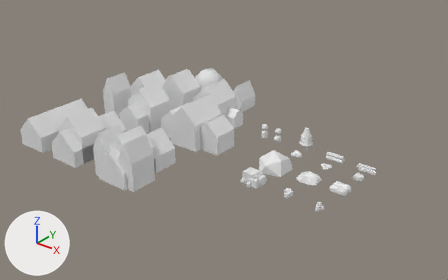
The Blender file hamlet.blend: old version first, new version second.
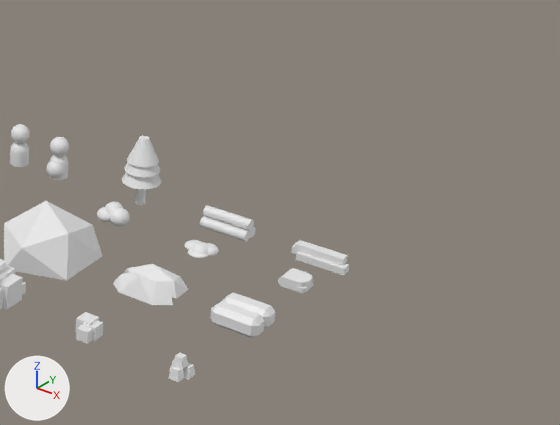
There are two pictures of each version: one whole from a 50 mm lens placed at (19.93, -28.96, 16.77), pointed at (-0.52, -3.4, 0.93), one close up on the part from 58% to 100% of the width and 29% to 81% of the height. Every picture has the same lights, and +X, +Y and +Z are marked at lower left.

Objects in the first close-up: 'boulder', 'bush', 'cloth', 'cut stone', 'log', 'ore', 'person', 'plank', 'pregnant', 'rock', 'tree', 'vein'.
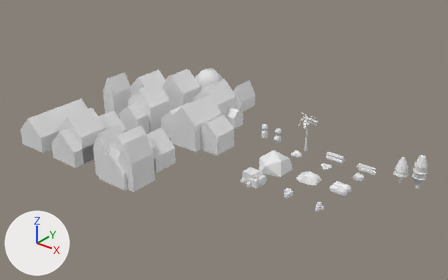
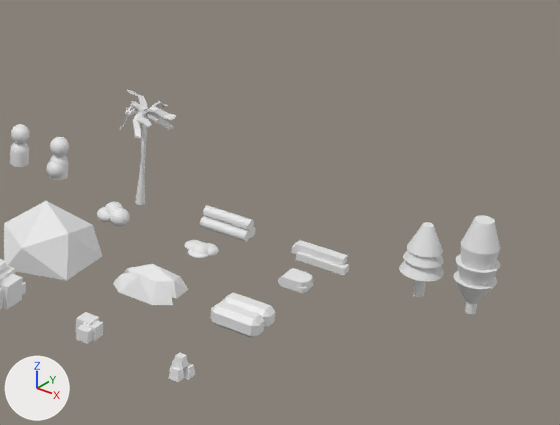
The newer file is also rescaled (x2.0) as a whole; pictures and numbers use the older file's frame.

Changed parts and their boxes [x1, y1, x2, y2] in the close-ups (560 x 425 px):
```json
{"object": "tree-cedar", "change": "added", "after": [453, 216, 500, 314]}
{"object": "tree-pine", "change": "added", "after": [399, 222, 444, 297]}
{"object": "tree", "change": "deleted", "before": [122, 136, 162, 205]}
{"object": "tree-palm", "change": "added", "after": [119, 90, 176, 205]}
```

Edits to the scene script, one JSON object a line:
```json
{"op": "add", "block": "me_cylinder_005", "code": ["me_cylinder_005 = bpy.data.meshes.new('Cylinder.005')", "me_cylinder_005.from_pydata(...)  # 288 vertices, 168 faces; spans x -0.77..0.77, y -0.77..0.77, z 0.0..3.74"]}
{"op": "add", "block": "me_cylinder_004", "code": ["me_cylinder_004 = bpy.data.meshes.new('Cylinder.004')", "me_cylinder_004.from_pydata(...)  # a 32-sided cylinder along z spanning x -0.2..0.2, y -0.2..0.2, z 0.0..2.0; a 32-sided cut cone along z (radius 0.8 at the low end, 0.24 at the high end) spanning x -0.8..0.8, y -0.8..0.8, z 1.0..2.0; a 32-sided cut cone along z (radius 0.72 at the low end, 0.22 at the high end) spanning x -0.72..0.72, y -0.72..0.72, z 1.5..2.5; a 32-sided cut cone along z (radius 0.64 at the low end, 0.19 at the high end) spanning x -0.64..0.64, y -0.64..0.64, z 1.9..2.9"]}
{"op": "add", "block": "me_cylinder_002_1", "code": ["me_cylinder_002_1 = bpy.data.meshes.new('Cylinder.002')", "me_cylinder_002_1.from_pydata(...)  # 332 vertices, 282 faces; spans x -1.24..1.21, y -1.35..1.28, z 0.0..4.5"]}
{"op": "remove", "block": "ob_tree", "code": ["ob_tree = bpy.data.objects.new('tree', me_cylinder_002)", "ob_tree.location = (3.0, 0.0, 0.0)"]}
{"op": "add", "block": "ob_tree_cedar", "code": ["ob_tree_cedar = bpy.data.objects.new('tree-cedar', me_cylinder_005)", "ob_tree_cedar.location = (10.0, 0.0, 0.0)", "ob_tree_cedar.scale = (0.5, 0.5, 0.5)"]}
{"op": "add", "block": "ob_tree_pine", "code": ["ob_tree_pine = bpy.data.objects.new('tree-pine', me_cylinder_004)", "ob_tree_pine.location = (9.0, 0.0, 0.0)", "ob_tree_pine.scale = (0.5, 0.5, 0.5)"]}
{"op": "add", "block": "ob_tree_palm", "code": ["ob_tree_palm = bpy.data.objects.new('tree-palm', me_cylinder_002_1)", "ob_tree_palm.location = (3.0, 0.0, 0.0)", "ob_tree_palm.scale = (0.5, 0.5, 0.5)"]}
```
